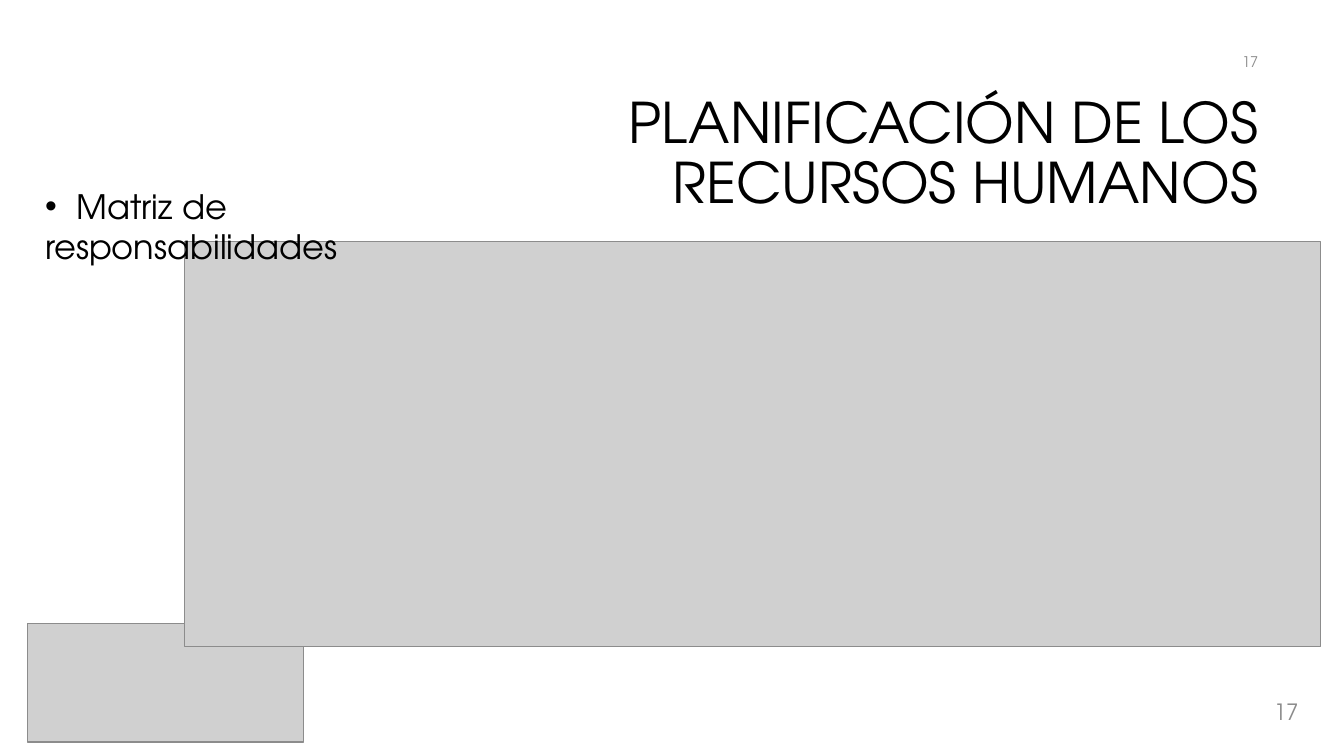
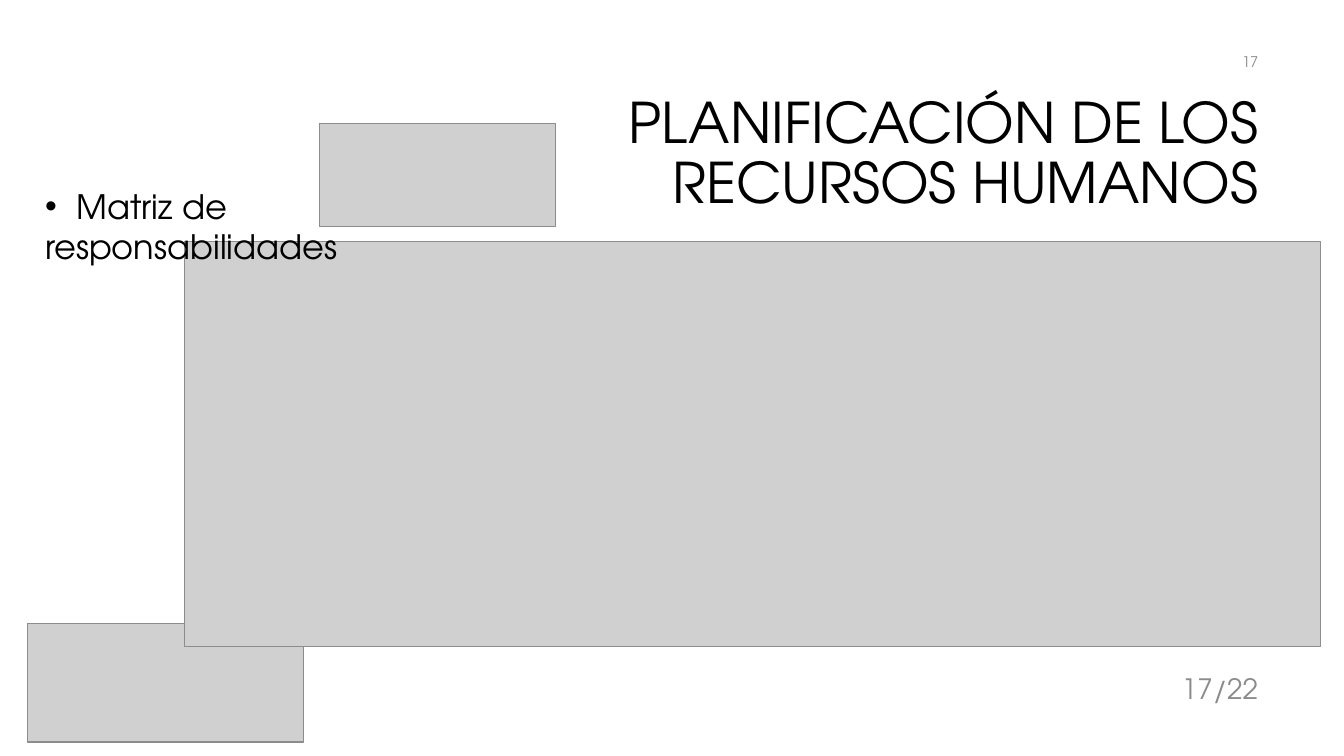
Before and after one commit to galledohm/Gestion_Proyectos, a slide deck: slide 18 of Documentos_generados/3. Gestion de Calidad y RRHH/Presentación3.pptx. Drawn at 1344x756 pixels with LibreOffice and Linux fonts; fonts in the diff are those of the drawing; grey boxes stand for pictures; background and template pictures are left out. Boxes give left, top, right and bottom in pixels: in the first picture for what was removed or moved away, otherwise in the second. Text is boxed around its words. In the diff, an @@ line names an element or a change of style, - is before the commit and + after.

Commit message:
Versión final de la presentación 3

```diff
--- a/Documentos_generados/3. Gestion de Calidad y RRHH/Presentación3.pptx
+++ b/Documentos_generados/3. Gestion de Calidad y RRHH/Presentación3.pptx
@@ picture added at [320,123,556,226] @@
@@ page number at [1182,678,1259,703]: text changed; size 16 to 20 pt @@
-17
+17/22
```
